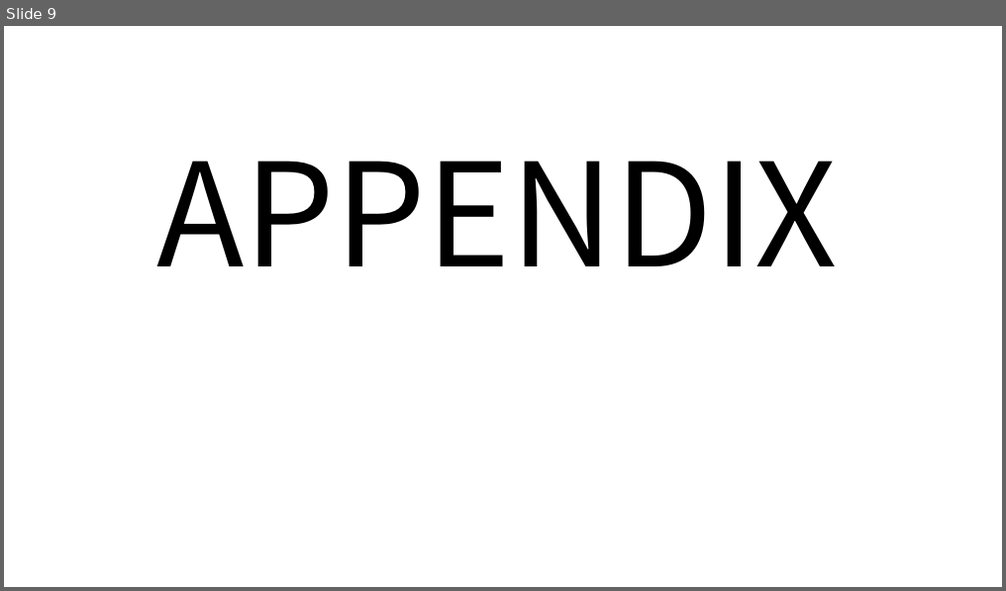
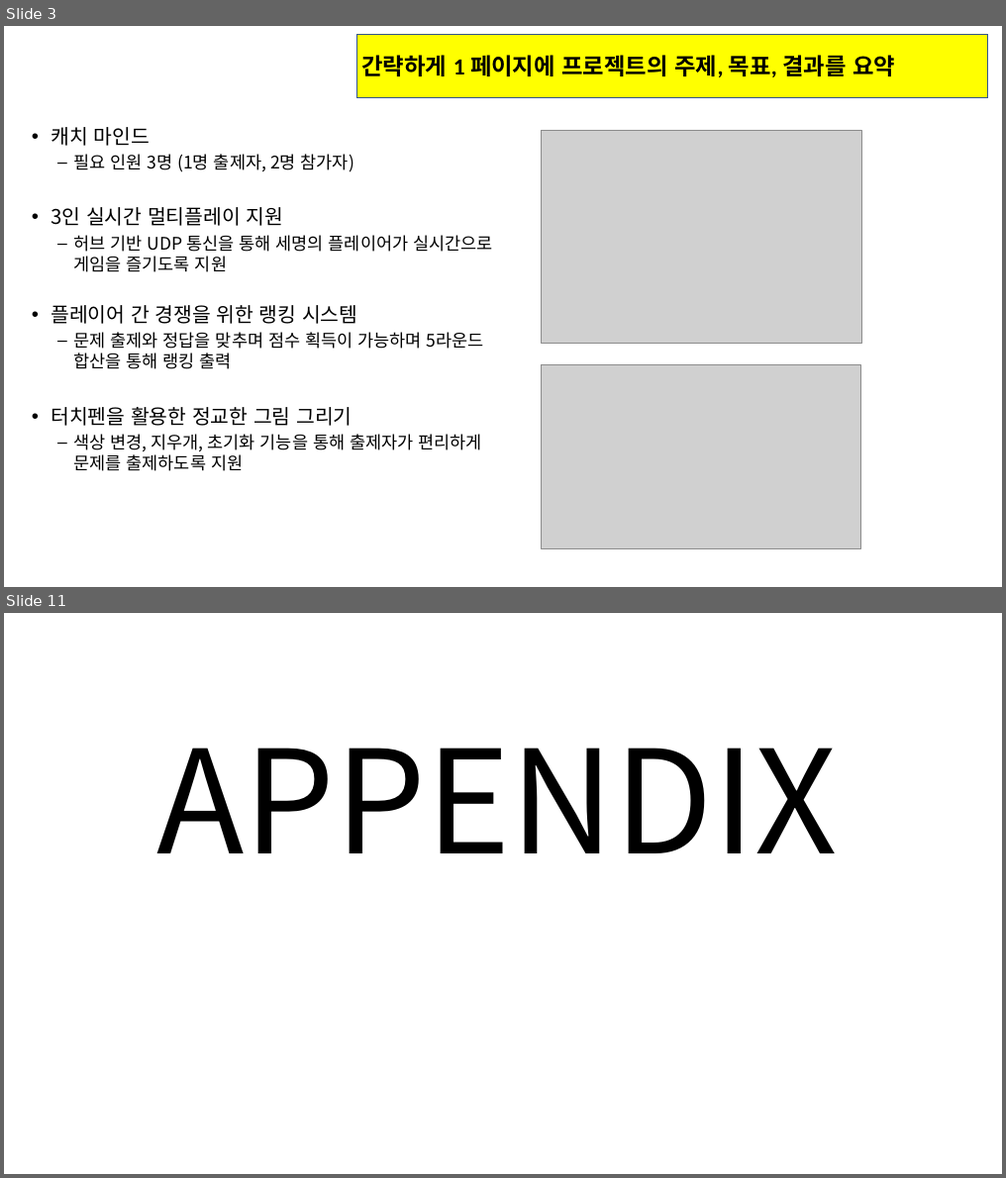
Before and after one commit to jewon1230-wq/For_transfer_files_jw, a slide deck: LG_부트캠프_12기_C반_프로젝트일정_및_최종제출결과물_3팀/LG_부트캠프_12기_C반_최종결과물(3팀)/결과보고서/4.LG_부트캠프_12기_C반_결과보고서(3팀)_v1.pptx. Shown one above the other, each under a label of ours: slide 9 before the commit, slides 3 and 11 after it; the slides between them are not shown. The pictures are 1006x591 and 1006x1178 pixels, drawn with LibreOffice and Linux fonts; fonts in the diff are those of the drawing; grey boxes stand for pictures; background and template pictures are left out. Boxes give left, top, right and bottom in pixels: in the first picture for what was removed or moved away, otherwise in the second. Text is boxed around its words. In the diff, an @@ line names an element or a change of style, - is before the commit and + after.

```diff
--- a/LG_부트캠프_12기_C반_프로젝트일정_및_최종제출결과물_3팀/LG_부트캠프_12기_C반_최종결과물(3팀)/결과보고서/4.LG_부트캠프_12기_C반_결과보고서(3팀)_v1.pptx
+++ b/LG_부트캠프_12기_C반_프로젝트일정_및_최종제출결과물_3팀/LG_부트캠프_12기_C반_최종결과물(3팀)/결과보고서/4.LG_부트캠프_12기_C반_결과보고서(3팀)_v1.pptx
@@ slide 3 added at [4,26,1002,587], background picture (left out) @@
@@ text added at [18,40,825,92], 54 pt, text #FFFFFF, bold @@
+1. 프로젝트 소개
@@ rectangle added at [356,34,987,97], fill #FFFF00, outline #325491 1 pt, 32 pt, text #000000, bold @@
+간략하게 1 페이지에 프로젝트의 주제, 목표, 결과를 요약
@@ text added at [51,127,493,472], 24 pt, text #000000 @@
+• 캐치 마인드
+  – 필요 인원 3명 (1명 출제자, 2명 참가자)
+• 3인 실시간 멀티플레이 지원
+  – 허브 기반 UDP 통신을 통해 세명의 플레이어가 실시간으로 게임을 즐기도록 지원
+• 플레이어 간 경쟁을 위한 랭킹 시스템
+  – 문제 출제와 정답을 맞추며 점수 획득이 가능하며 5라운드 합산을 통해 랭킹 출력
+• 터치펜을 활용한 정교한 그림 그리기
+  – 색상 변경, 지우개, 초기화 기능을 통해 출제자가 편리하게 문제를 출제하도록 지원
@@ picture added at [541,130,861,344] @@
@@ picture added at [541,365,860,549] @@
@@ what was slide 9 is now slide 11 @@
```
Also in this commit, not shown: 7 slides changed, 1 other slide added.
